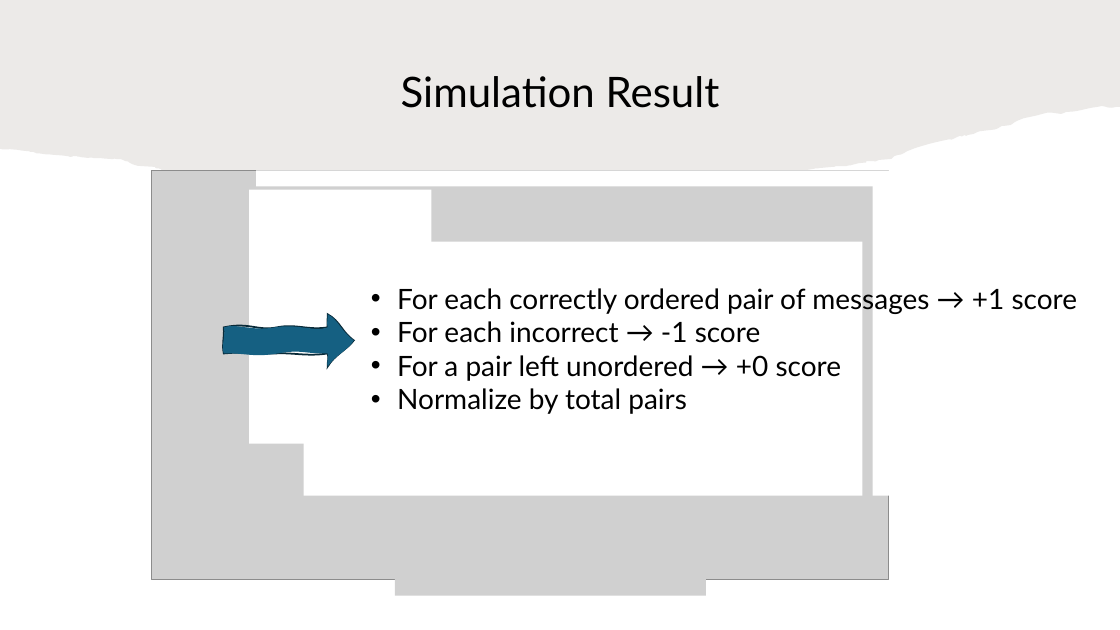
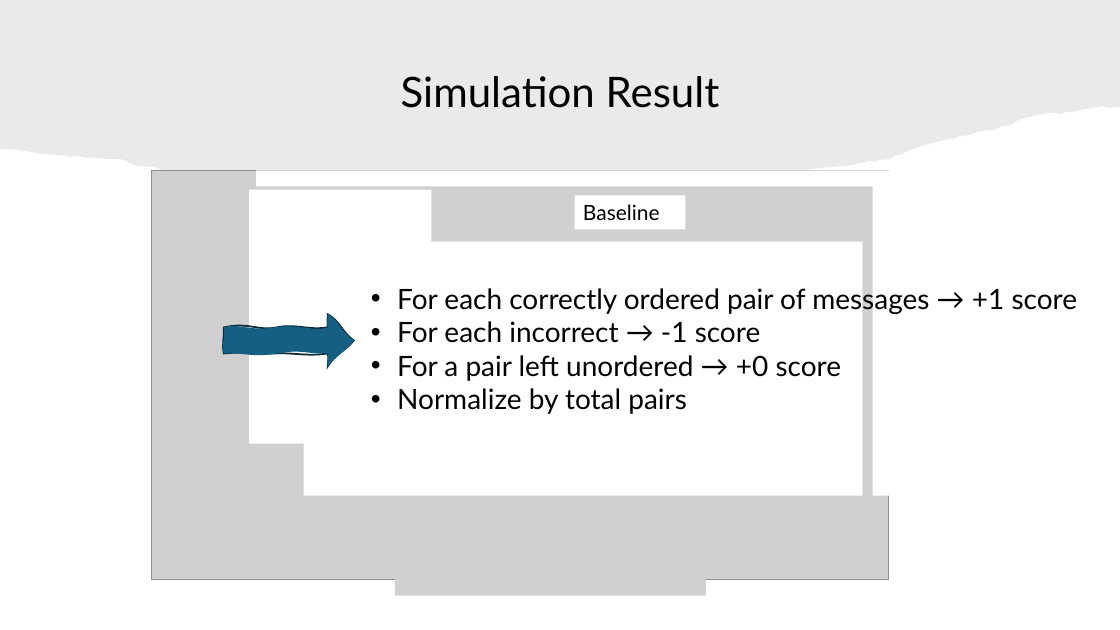
Before and after one commit to HaseebLUMS/Onyx-Presentation, a slide deck: slide 31 of tommy_hotnets_v2.pptx. Drawn at 1120x630 pixels with LibreOffice and Linux fonts; fonts in the diff are those of the drawing; grey boxes stand for pictures. Boxes give left, top, right and bottom in pixels: in the first picture for what was removed or moved away, otherwise in the second. Text is boxed around its words. In the diff, an @@ line names an element or a change of style, - is before the commit and + after.

Commit message:
updated

```diff
--- a/tommy_hotnets_v2.pptx
+++ b/tommy_hotnets_v2.pptx
@@ rectangle added at [575,196,686,229], fill #FFFFFF, 18 pt, text #000000 @@
+Baseline
```
Also in this commit, not shown: 2 other slides changed.
